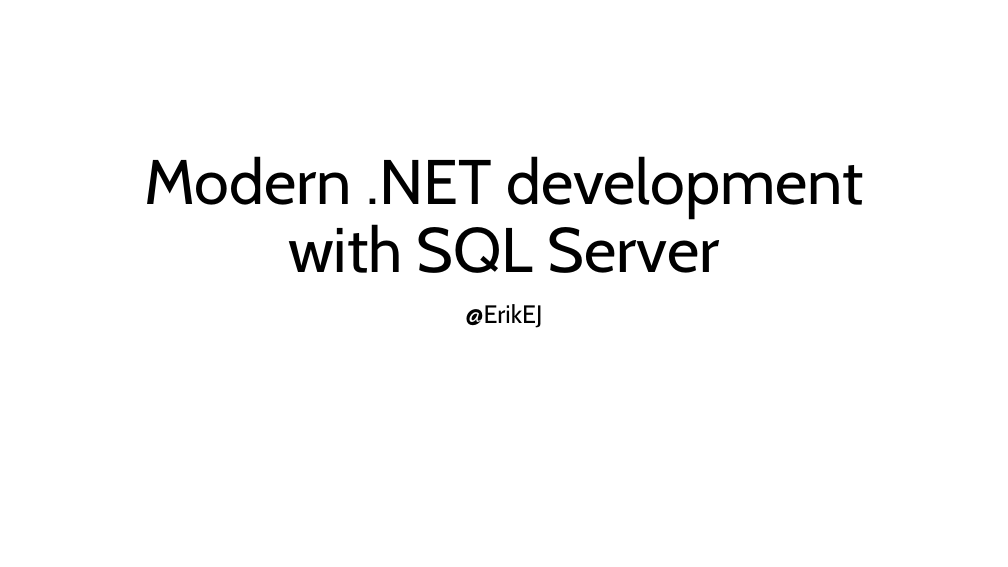
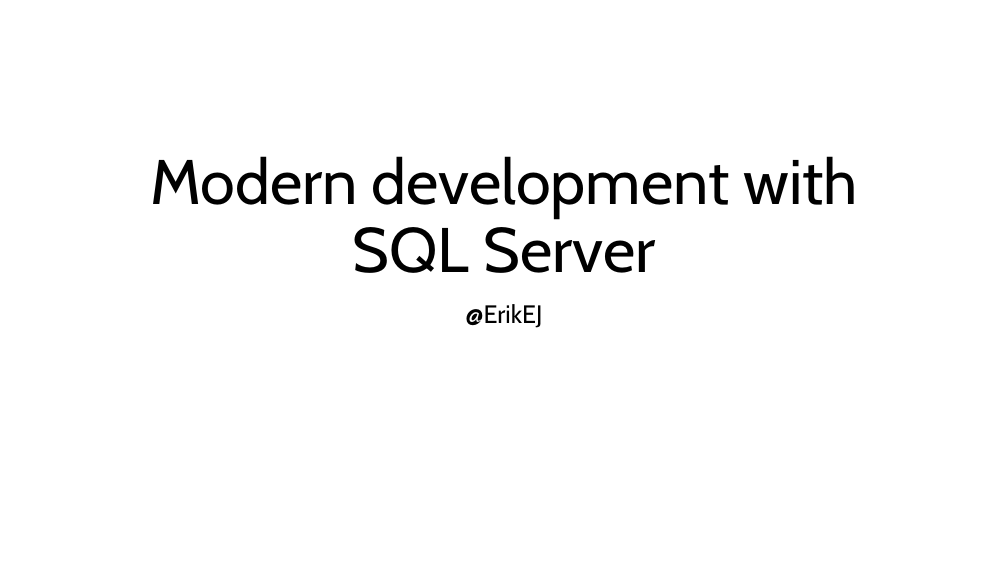
Before and after one commit to ErikEJ/TsqlAnalysis, a slide deck: slide 1 of T-SQL Code analysis.pptx. Drawn at 1008x567 pixels with LibreOffice and Linux fonts; fonts in the diff are those of the drawing. Boxes give left, top, right and bottom in pixels: in the first picture for what was removed or moved away, otherwise in the second. Text is boxed around its words. In the diff, an @@ line names an element or a change of style, - is before the commit and + after.

```diff
--- a/T-SQL Code analysis.pptx
+++ b/T-SQL Code analysis.pptx
@@ title at <box>150,156,858,273</box>: text changed @@
-Modern .NET development with SQL Server
+Modern development with SQL Server
```
Also in this commit, not shown: 3 other slides changed, 8 slides added, 1 other file.
